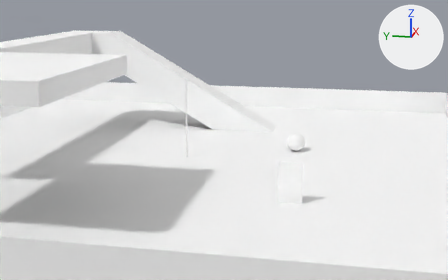
The Blender file src/main/resources/assets/levels/level2/models/level.blend as it was, and as the next commit left it.
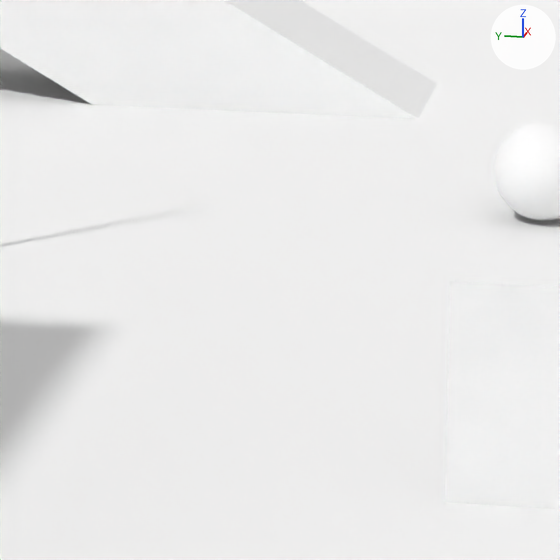
There are two pictures of each version: one from a 50 mm camera at (-61.34, -16.25, 17.42) aimed at (0.1, -3.96, 2.05), one close up on the part from 44% to 67% of the width and 40% to 76% of the height. The axes (+X, +Y, +Z) are drawn at upper right. The lights are the same throughout.
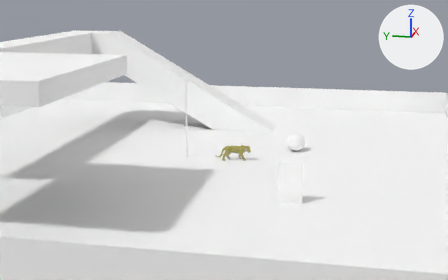
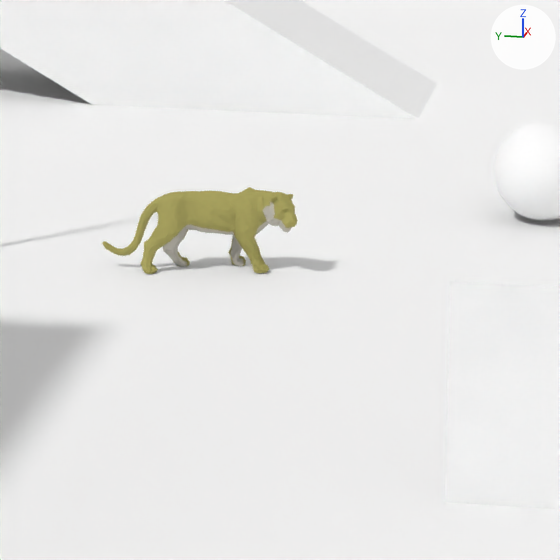
Commit message: Added particles to level2

Pixel boxes [x1, y1, x2, y2] of what changed, in the close-ups (560 x 560 px):
'tigre_sumatra_photoscan', added (yellow)
    after: [102, 187, 297, 274]
    faces in mat_dos (yellow #aaa360): [102, 187, 297, 274]
    faces in mat_ventre (grey #bebab0): [163, 202, 292, 267]

The change, as a list of edits to the scene's bpy script:
```text
Add mat_ventre:
    mat_ventre = diffuse_material('Ventre')
    mat_ventre.base_color = (0.516, 0.494, 0.432)  # grey #bebbb0
Add mat_dos:
    mat_dos = diffuse_material('Dos')
    mat_dos.base_color = (0.402, 0.368, 0.118)  # yellow #aaa360
Add me_tigre_sumatra_photoscan:
    me_tigre_sumatra_photoscan.from_pydata(...)  # 8628 vertices, 2876 faces; spans x -0.61..0.59, y -0.01..1.59, z 3.1..6.83
    # faces by material slot: [2068, 808]
    me_tigre_sumatra_photoscan.materials.append(mat_dos)  # yellow #aaa360
    me_tigre_sumatra_photoscan.materials.append(mat_ventre)  # grey #bebbb0
Add ob_tigre_sumatra_photoscan:
    ob_tigre_sumatra_photoscan = bpy.data.objects.new('tigre_sumatra_photoscan', me_tigre_sumatra_photoscan)
    ob_tigre_sumatra_photoscan.location = (0.0, 0.0, 0.0)
    ob_tigre_sumatra_photoscan.rotation_euler = (1.571, 0.0, 0.0)  # degrees (90, 0, 0)
```
